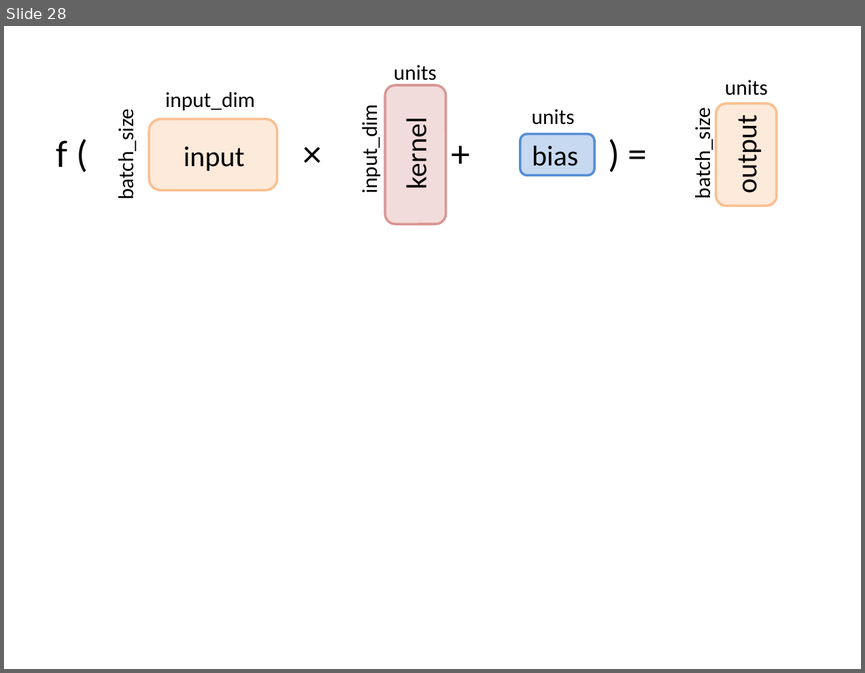
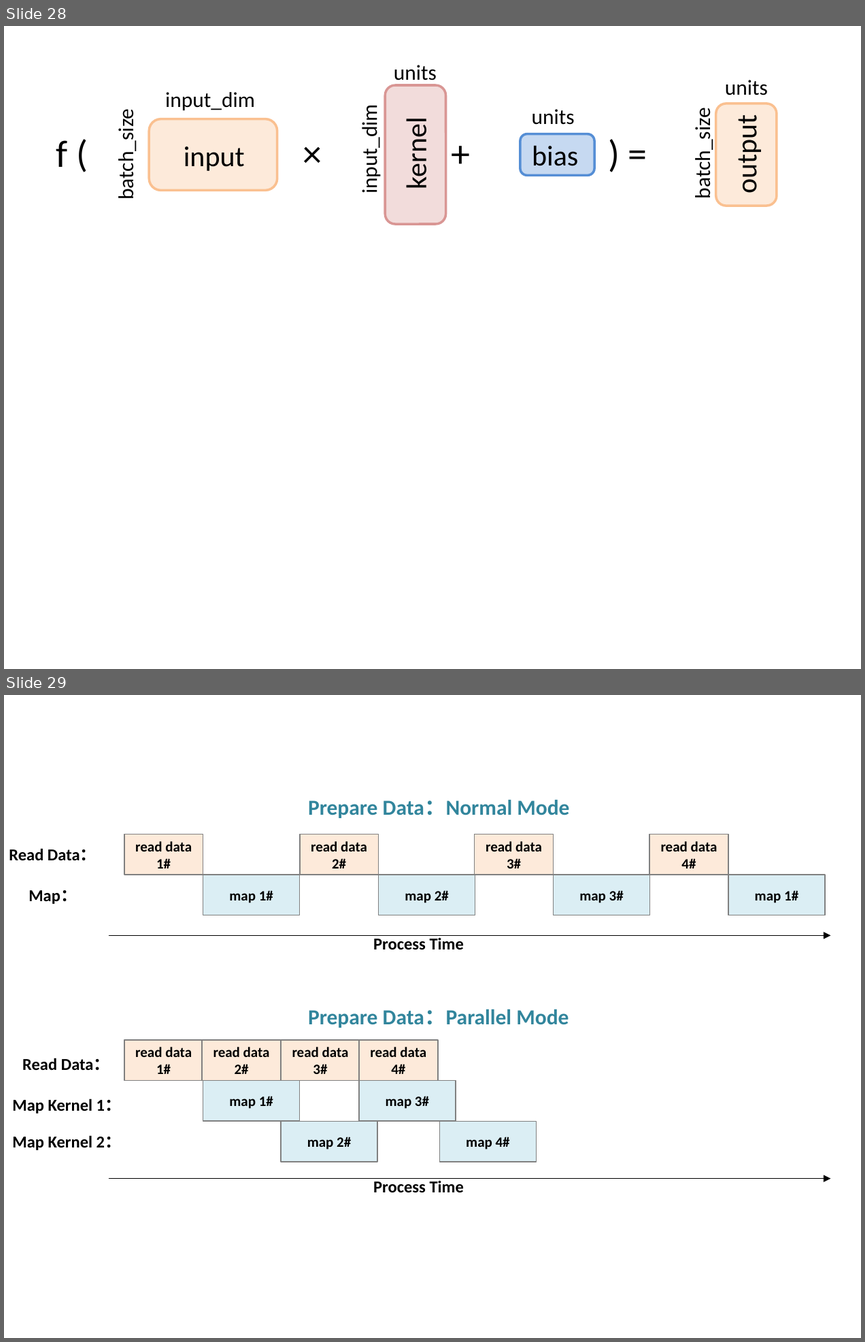
Before and after one commit to zhamppx97/TensorFlow.NET-Tutorials, a slide deck: ppt/tf.reduce_mean.pptx. Shown one above the other, each under a label of ours: slide 28 before the commit, slides 28 and 29 after it. The pictures are 865x673 and 865x1342 pixels, drawn with LibreOffice and Linux fonts; fonts in the diff are those of the drawing. Boxes give left, top, right and bottom in pixels: in the first picture for what was removed or moved away, otherwise in the second. Text is boxed around its words. In the diff, an @@ line names an element or a change of style, - is before the commit and + after.

```diff
--- a/ppt/tf.reduce_mean.pptx
+++ b/ppt/tf.reduce_mean.pptx
@@ slide 29 added at (4, 695, 861, 1338), background #FFFFFF @@
@@ text added at (308, 800, 569, 818), 18 pt, text #31859C, bold @@
+Prepare Data：Normal Mode
@@ rectangle added at (124, 834, 203, 874), fill #FDEADA, outline #808080 1 pt, 12 pt, text #000000, bold @@
+read data 1#
@@ rectangle added at (300, 834, 379, 874), fill #FDEADA, outline #808080 1 pt, 12 pt, text #000000, bold @@
+read data 2#
@@ rectangle added at (475, 834, 553, 874), fill #FDEADA, outline #808080 1 pt, 12 pt, text #000000, bold @@
+read data 3#
@@ rectangle added at (649, 834, 728, 874), fill #FDEADA, outline #808080 1 pt, 12 pt, text #000000, bold @@
+read data 4#
@@ text added at (9, 848, 96, 861), 14 pt, text #000000, bold @@
+Read Data：
@@ rectangle added at (203, 875, 300, 915), fill #DBEEF4, outline #808080 1 pt, 12 pt, text #000000, bold @@
+map 1#
@@ rectangle added at (379, 875, 475, 915), fill #DBEEF4, outline #808080 1 pt, 12 pt, text #000000, bold @@
+map 2#
@@ rectangle added at (553, 875, 650, 915), fill #DBEEF4, outline #808080 1 pt, 12 pt, text #000000, bold @@
+map 3#
@@ rectangle added at (728, 875, 825, 915), fill #DBEEF4, outline #808080 1 pt, 12 pt, text #000000, bold @@
+map 1#
@@ text added at (28, 890, 77, 904), 14 pt, text #000000, bold @@
+Map：
@@ arrow added from (109, 936) to (831, 936), #000000 0.75 pt @@
@@ text added at (373, 938, 464, 950), 14 pt, text #000000, bold @@
+Process Time
@@ text added at (308, 1009, 568, 1028), 18 pt, text #31859C, bold @@
+Prepare Data：Parallel Mode
@@ rectangle added at (124, 1040, 203, 1080), fill #FDEADA, outline #808080 1 pt, 12 pt, text #000000, bold @@
+read data 1#
@@ rectangle added at (202, 1040, 281, 1080), fill #FDEADA, outline #808080 1 pt, 12 pt, text #000000, bold @@
+read data 2#
@@ rectangle added at (281, 1040, 360, 1080), fill #FDEADA, outline #808080 1 pt, 12 pt, text #000000, bold @@
+read data 3#
@@ rectangle added at (359, 1040, 438, 1080), fill #FDEADA, outline #808080 1 pt, 12 pt, text #000000, bold @@
+read data 4#
@@ text added at (22, 1057, 110, 1070), 14 pt, text #000000, bold @@
+Read Data：
@@ rectangle added at (203, 1081, 300, 1121), fill #DBEEF4, outline #808080 1 pt, 12 pt, text #000000, bold @@
+map 1#
@@ rectangle added at (359, 1081, 456, 1121), fill #DBEEF4, outline #808080 1 pt, 12 pt, text #000000, bold @@
+map 3#
@@ text added at (12, 1098, 122, 1113), 14 pt, text #000000, bold @@
+Map Kernel 1：
@@ rectangle added at (281, 1121, 377, 1161), fill #DBEEF4, outline #808080 1 pt, 12 pt, text #000000, bold @@
+map 2#
@@ rectangle added at (439, 1121, 536, 1161), fill #DBEEF4, outline #808080 1 pt, 12 pt, text #000000, bold @@
+map 4#
@@ text added at (12, 1135, 122, 1150), 14 pt, text #000000, bold @@
+Map Kernel 2：
@@ arrow added from (109, 1178) to (831, 1178), #000000 0.75 pt @@
@@ text added at (373, 1181, 464, 1193), 14 pt, text #000000, bold @@
+Process Time
```
Also in this commit, not shown: 1 slide removed, 2 other files.
